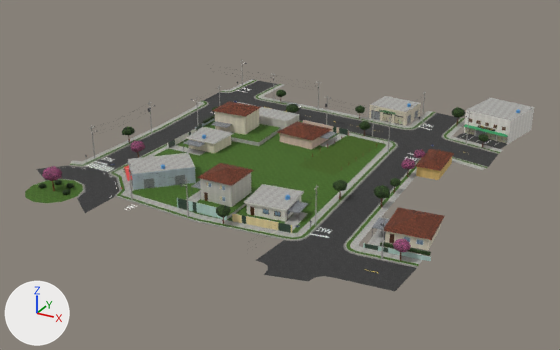
An edit to the glTF model assets-bar/map/BarBoteco/export/cidade/setores/cidade_S01_06.gltf, drawn before and after from the same camera.
Camera for both pictures: a 50 mm lens placed at (-155.5, 72.6, 81.8), pointed at (-249.0, 242.6, -3.2). The lights are fixed; the arrows at lower left show +X, +Y and +Z. The first picture is the older version. Vertices at exactly the same position are counted once.
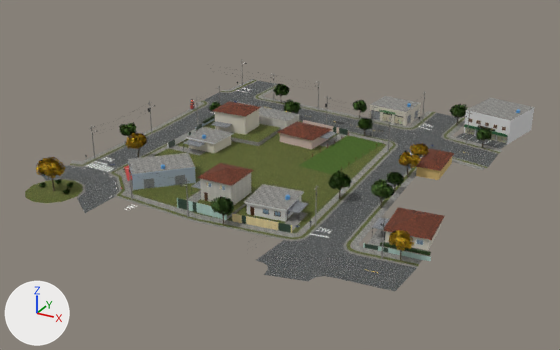
Patch to the scene script:
```diff
--- a/assets-bar/map/BarBoteco/export/cidade/setores/cidade_S01_06.gltf.py
+++ b/assets-bar/map/BarBoteco/export/cidade/setores/cidade_S01_06.gltf.py
@@ mat_concreto @@
 mat_concreto = principled_material('Concreto')
-mat_concreto.texture = img_concreto
+mat_concreto.texture = img_pol_concreto
 mat_concreto.roughness = 0.95
@@ mat_asfalto @@
 mat_asfalto = principled_material('Asfalto')
-mat_asfalto.texture = img_asfalto
+mat_asfalto.texture = img_pol_asfalto
 mat_asfalto.roughness = 0.95
@@ mat_arv_casca @@
+mat_arv_casca = bpy.data.materials.new('Arv_Casca')
+# colours: white #edeae5
+# uses the picture img_pbr_casca
+# uses the picture img_pbr_casca_n
@@ mat_arv_folhagem @@
+mat_arv_folhagem = bpy.data.materials.new('Arv_Folhagem')
+# uses the picture img_pbr_folhagem
@@ me_p_arvore_a @@
 # used by ob_p_arvore_a; parent = ob_inst_p_arvore_a; location = (-243.2, 205.1, 0.15); rotation_euler = (0.0, 0.0, -1.634), in degrees (0, 0, -94); scale = (1.07, 1.07, 1.07)
-me_p_arvore_a.from_pydata(...)  # 220 vertices, 328 faces; spans x -1.7..1.71, y -1.69..1.68, z -0.06..4.48
-me_p_arvore_a.materials.append(mat_casca)
-me_p_arvore_a.materials.append(mat_folhas)  # picture img_folhas
+me_p_arvore_a.from_pydata(...)  # 371 vertices, 464 faces; spans x -3.63..3.13, y -3.2..3.28, z -0.13..7.1
+# me_p_arvore_a part 1: the loose piece of 42 vertices spanning x -0.17..1.71, y -0.47..1.43, z 2.06..3.71 is rebuilt with 4 vertices and now spans x -0.22..2.51, y -0.26..1.69, z 1.98..5.3, in mat_arv_folhagem
+# me_p_arvore_a part 2: the loose piece of 16 vertices spanning x -0.13..0.21, y -0.13..0.16, z -0.06..1.01 is rebuilt with 49 vertices and now spans x -0.22..0.22, y -0.22..0.22, z -0.13..2.21, in mat_arv_casca
+# me_p_arvore_a part 3: 134 vertices removed from x -1.7..1.52, y -1.52..1.68, z 1.87..4.48; 300 vertices added at x -3.63..3.13, y -3.2..3.28, z 1.9..7.1
+# other edits to the shape of me_p_arvore_a do not show in these pictures
+me_p_arvore_a.materials.append(mat_arv_casca)
+me_p_arvore_a.materials.append(mat_arv_folhagem)
@@ me_p_arvore_b @@
 # used by ob_p_arvore_b; parent = ob_inst_p_arvore_b; location = (-237.3, 273.0, 0.15); rotation_euler = (0.0, 0.0, -2.209), in degrees (0, 0, -127); scale = (0.948, 0.948, 0.948)
-me_p_arvore_b.from_pydata(...)  # 220 vertices, 328 faces; spans x -1.85..1.96, y -1.76..1.86, z -0.06..4.98
-me_p_arvore_b.materials.append(mat_casca)
-me_p_arvore_b.materials.append(mat_folhas)  # picture img_folhas
+me_p_arvore_b.from_pydata(...)  # 429 vertices, 536 faces; spans x -3.48..3.24, y -3.19..3.09, z -0.13..6.71
+# me_p_arvore_b part 4: the loose piece of 42 vertices spanning x -1.67..1.89, y -1.68..1.86, z 2.39..4.92 is rebuilt with 4 vertices and now spans x -1.22..2.56, y -1.07..2.16, z 2.29..4.33, in mat_arv_folhagem
+# me_p_arvore_b part 5: the loose piece of 12 vertices spanning x -1.85..0.3, y -1.24..0.8, z 2.48..4.29 is rebuilt with 4 vertices and now spans x -2.2..0.41, y -0.79..0.65, z 1.92..4.48, in mat_arv_folhagem
+# me_p_arvore_b part 6: 66 vertices removed from x -0.86..1.04, y -1.76..0.99, z -0.06..4.98; 413 vertices added at x -3.48..3.24, y -3.19..3.09, z -0.13..6.71
+# other edits to the shape of me_p_arvore_b do not show in these pictures
+me_p_arvore_b.materials.append(mat_arv_casca)
+me_p_arvore_b.materials.append(mat_arv_folhagem)
@@ me_p_arvore_ipe @@
 # used by ob_p_arvore_ipe; parent = ob_inst_p_arvore_ipe; location = (-284.3, 226.3, 0.15); rotation_euler = (0.0, 0.0, 1.57), in degrees (0, 0, 90); scale = (1.18, 1.18, 1.18)
-me_p_arvore_ipe.from_pydata(...)  # 220 vertices, 328 faces; spans x -1.55..1.85, y -1.75..1.61, z -0.06..4.64
-me_p_arvore_ipe.materials.append(mat_casca)
-me_p_arvore_ipe.materials.append(mat_folhas_ipe)  # picture img_folhas_ipe
+me_p_arvore_ipe.from_pydata(...)  # 379 vertices, 472 faces; spans x -3.67..3.27, y -2.85..2.98, z -0.13..6.86
+# me_p_arvore_ipe part 7: 138 vertices removed from x -1.55..1.85, y -1.75..1.6, z -0.06..4.62; 339 vertices added at x -3.67..3.27, y -2.85..2.98, z -0.13..6.86
+# other edits to the shape of me_p_arvore_ipe do not show in these pictures
+me_p_arvore_ipe.materials.append(mat_arv_casca)
+me_p_arvore_ipe.materials.append(mat_arv_folhagem)
```

What differs and where, as boxes (x1, y1, x2, y2) in the pictures (560 x 350 px):
'S01_06_Estatico', surface changed
    both: (25, 79, 535, 291)
'P_Arvore_Ipe.004', reshaped, recoloured
    before: (42, 166, 62, 191)
    after: (36, 157, 65, 191)
'P_Arvore_Ipe.003', reshaped, recoloured
    before: (393, 238, 411, 261)
    after: (389, 230, 414, 261)
'P_Arvore_A', reshaped
    before: (216, 205, 231, 224)
    after: (211, 197, 235, 225)
'P_Arvore_A.001', reshaped
    before: (333, 180, 347, 199)
    after: (328, 171, 351, 199)
'P_Arvore_B.003', reshaped
    before: (373, 185, 390, 207)
    after: (370, 179, 394, 208)
'P_Arvore_Ipe', reshaped
    before: (130, 141, 145, 158)
    after: (125, 133, 147, 158)
'P_Arvore_Ipe.002', reshaped
    before: (401, 158, 415, 177)
    after: (398, 152, 421, 177)
'P_Arvore_A.003', reshaped
    before: (390, 178, 401, 193)
    after: (386, 172, 404, 193)
'P_Arvore_Ipe.001', reshaped
    before: (414, 149, 426, 162)
    after: (410, 143, 429, 157)
'P_Arvore_B.004', reshaped
    before: (452, 107, 465, 125)
    after: (450, 104, 468, 125)
'P_Arvore_A.004', reshaped
    before: (478, 134, 490, 148)
    after: (476, 128, 492, 148)
'P_Arvore_B.002', reshaped
    before: (122, 127, 135, 143)
    after: (119, 123, 136, 137)
'P_Arvore_B.001', reshaped
    before: (286, 103, 299, 113)
    after: (283, 99, 301, 114)
'P_Arvore_A.005', reshaped
    before: (276, 89, 286, 101)
    after: (273, 83, 290, 103)
'P_Arvore_B', reshaped
    before: (359, 121, 371, 136)
    after: (358, 118, 373, 136)
'P_Arvore_A.006', reshaped
    before: (355, 105, 365, 119)
    after: (352, 100, 367, 119)
'P_Arvore_A.002', reshaped
    before: (212, 107, 218, 113)
    after: (209, 102, 221, 112)
'P_Poste_Luz.001', surface changed
    both: (380, 215, 386, 258)
'P_Poste_Luz.003', surface changed
    both: (180, 178, 190, 217)
'P_Poste_Luz.002', surface changed
    both: (123, 163, 133, 200)
'P_Poste_Luz.007', surface changed
    both: (465, 111, 472, 144)
'P_Poste_Luz.006', surface changed
    both: (371, 106, 378, 137)
'P_Poste_Luz.009', surface changed
    both: (191, 99, 199, 125)
part 1 of me_p_arvore_a, rebuilt
    before: (218, 93, 397, 217)
    after: (222, 91, 395, 215)
part 2 of me_p_arvore_a, rebuilt
    before: (222, 100, 483, 224)
    after: (223, 100, 483, 225)
part 3 of me_p_arvore_a, built on
    before: (212, 89, 489, 215)
    after: (209, 83, 492, 216)
part 4 of me_p_arvore_b, rebuilt
    before: (122, 104, 465, 198)
    after: (286, 109, 461, 196)
part 5 of me_p_arvore_b, rebuilt
    before: (122, 107, 390, 198)
    after: (122, 110, 388, 200)
part 6 of me_p_arvore_b, built on
    before: (126, 103, 462, 207)
    after: (119, 99, 468, 208)
part 7 of me_p_arvore_ipe, built on
    before: (42, 141, 426, 261)
    after: (36, 133, 429, 261)
